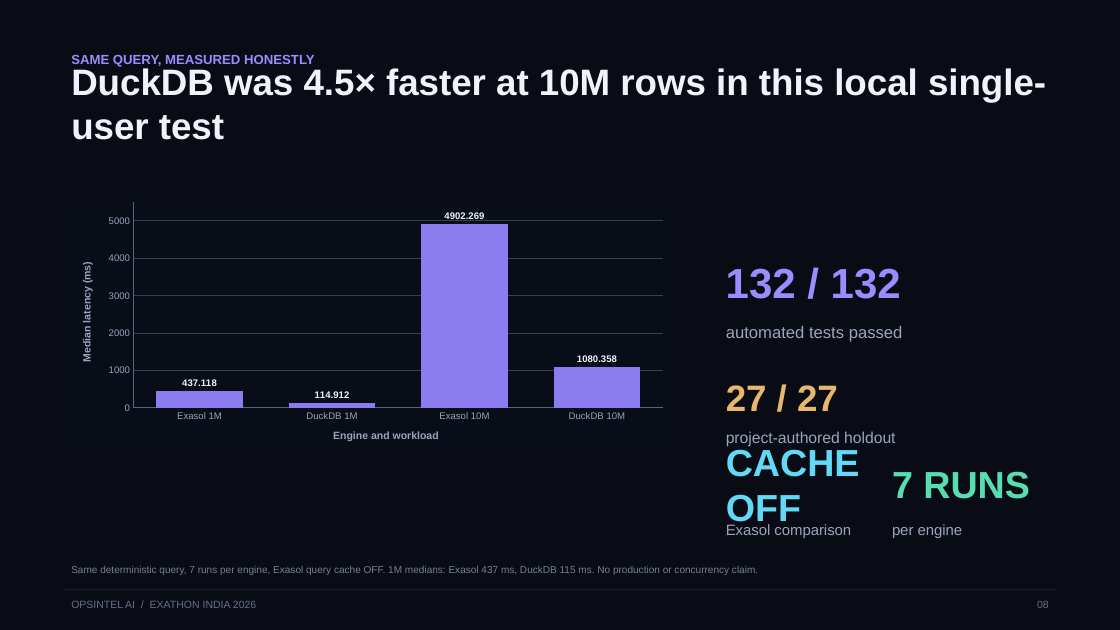
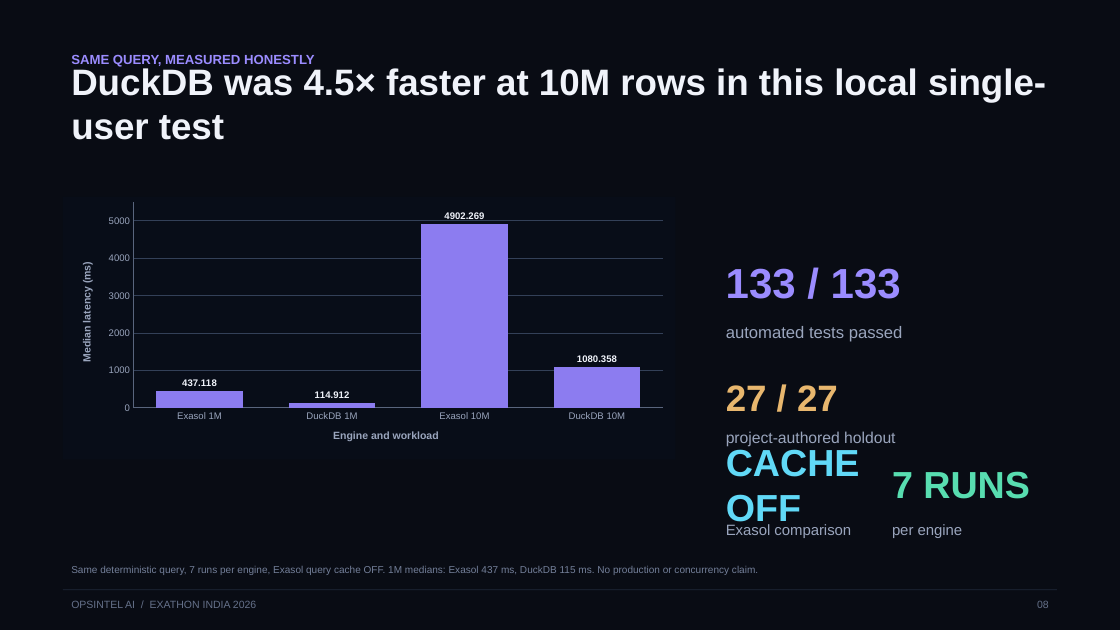
Before and after one commit to Anafa-thabassum/opsintel-ai, a slide deck: slide 8 of submission/opsintel-ai-pitch-deck.pptx. Drawn at 1120x630 pixels with LibreOffice and Linux fonts; fonts in the diff are those of the drawing. Boxes give left, top, right and bottom in pixels: in the first picture for what was removed or moved away, otherwise in the second. Text is boxed around its words. In the diff, an @@ line names an element or a change of style, - is before the commit and + after.

```diff
--- a/submission/opsintel-ai-pitch-deck.pptx
+++ b/submission/opsintel-ai-pitch-deck.pptx
@@ text at <box>726,268,901,299</box>: text changed @@
-132 / 132
+133 / 133
```
Also in this commit, not shown: 1 other slide changed, 10 other files.
